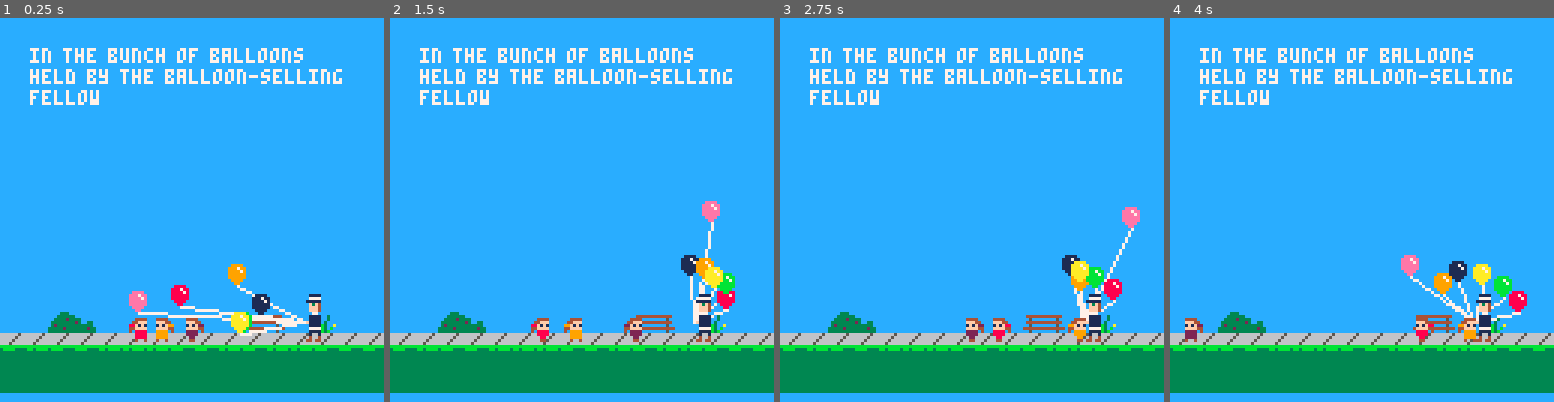
Above: before the commit, frames 1-4 (left to right).
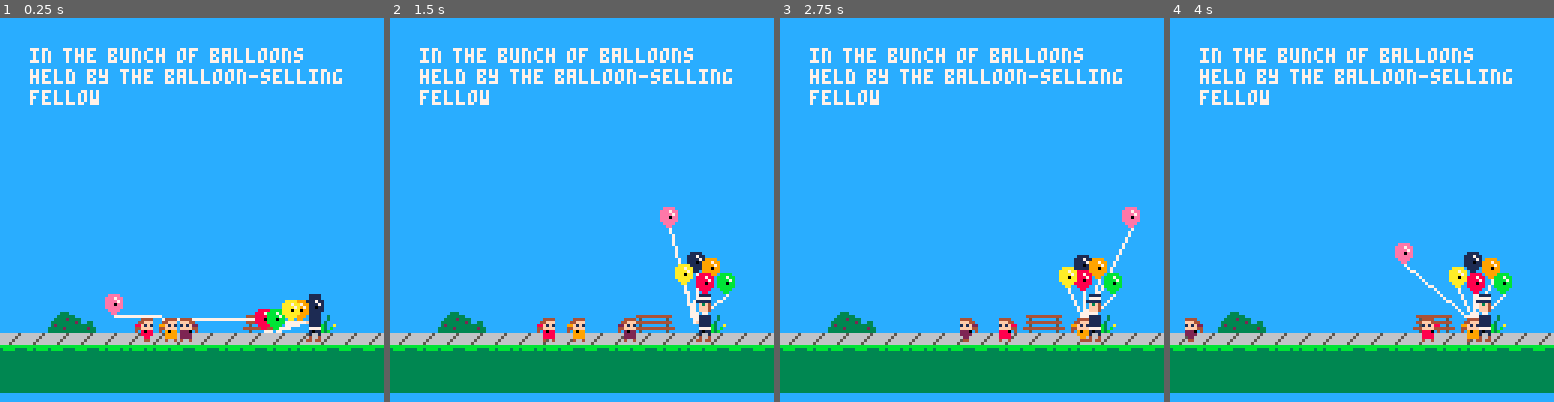
Above: after the commit, the same moments.

Repository: iffy/ppb-pico
Game: PICO-8 cartridge ppb.p8
The game is run twice, just before and just after one commit, with the same random seed, the same clock (stepped at 60 frames per second) and the same inputs.
Inputs:
- Up to frame 1 (0.25 s): no input
- Up to frame 2 (1.5 s): no input
- Up to frame 3 (2.75 s): hold Right 1.6-2.1 s; hold Up 2.15-2.42 s; hold Right from 2.47 s (still down)
- Up to frame 4 (4 s): release Right at 3.03 s; hold Left 3.08-3.58 s; hold Down 3.63-3.97 s

The runs differ from the first frame. In frame 1, 3.5% of the frame differs, in the area x 27-85%, y 64-85%; in frame 2, 2.4%; in frame 3, 2.0%; in frame 4, 2.6%.

Commit message:
No more sticking, though things pass through sometimes

Diff:
--- a/ppb.p8
+++ b/ppb.p8
@@ -234,9 +234,11 @@
     n2 = vadd(obj2.pos, obj2.vel)
     vect = vsub(n2, n1)
     d = vmag(vect)
-    if (d > t.length) then
+    over = d - t.length
+    if (over > 0) then
         norm = vnorm(vect)
-        obj1.vel = vadd(obj1.vel, vmul(norm, t.elasticity))
+
+        obj1.vel = vadd(obj1.vel, vmul(norm, t.elasticity * (1 + (over / t.length))))
         -- uncomment if you want the string to pull both ways
         -- obj2.vx -= vectx * t.elasticity
         -- obj2.vy -= vecty * t.elasticity
@@ -254,6 +256,7 @@
         (a.pos.x * 8) - 4,
         (a.pos.y * 8) - 4,
         a)
+    pset(a.pos.x * 8, a.pos.y * 8, purple)
 end
 function move_actor(a)
     a.control(a)
@@ -345,40 +348,25 @@
 
             if (overlapx > 0 and overlapy > 0) then
 
-                -- they have collided
+                -- they are touching
                 add(ret, o)
 
-                norm = vnorm(nd)
-
-                a_dot = vdot(vel, norm)
-                o_dot = vdot(o.vel, norm)
-
-                totmass = (a.mass + o.mass)
-
-                optimizedp = (2 * (a_dot - o_dot)) / totmass
-
-                a.vel = vsub(a.vel, vmul(norm, optimizedp * o.mass))
-
-                -- a.vx -= optimizedp * o.mass * vectx
-                -- a.vy -= optimizedp * o.mass * vecty
-
-                o.vel = vadd(o.vel, vmul(norm, optimizedp * a.mass))
-
-                -- o.vx += optimizedp * a.mass * vectx
-                -- o.vy += optimizedp * a.mass * vecty
-
-                -- fix overlap
-
-                if (abs(optimizedp) < 0.1) then
-                    -- a.vx -= abs(overlapx) * (o.mass / totmass) / 2
-                    -- a.vy -= abs(overlapy) * (o.mass / totmass) / 2
-                    -- o.vx += abs(overlapx) * (a.mass / totmass) / 10
-                    -- o.vy += abs(overlapy) * (a.mass / totmass) / 10
+                if (vmag(nd) < vmag(d)) then
+                    -- they're getting closer, so bounce them
+
+                    norm = vnorm(d)
+
+                    a_dot = vdot(vel, norm)
+                    o_dot = vdot(o.vel, norm)
+
+                    totmass = (a.mass + o.mass)
+
+                    optimizedp = (2 * (a_dot - o_dot)) / totmass
+
+                    a.vel = vsub(a.vel, vmul(norm, optimizedp * o.mass))
+                    o.vel = vadd(o.vel, vmul(norm, optimizedp * a.mass))
+
                 end
-
-                -- angle = atan2(x2-x1, y2-y1)
-                -- vectx = cos(angle)
-                -- vecty = sin(angle)
 
             end
         end
